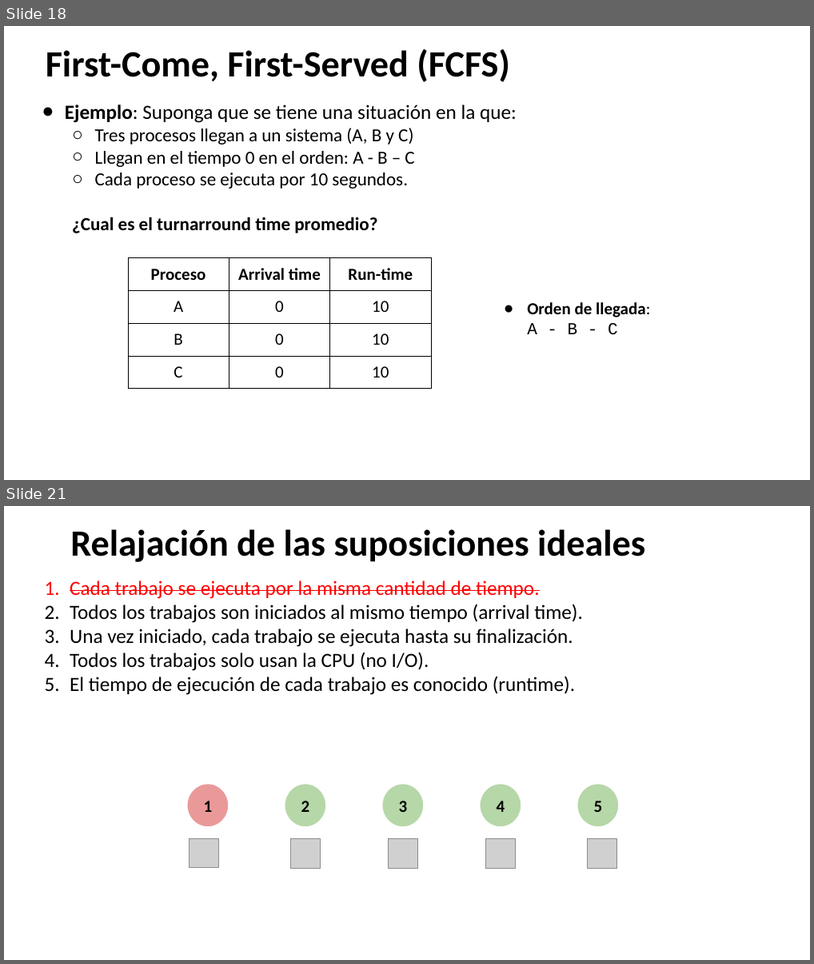
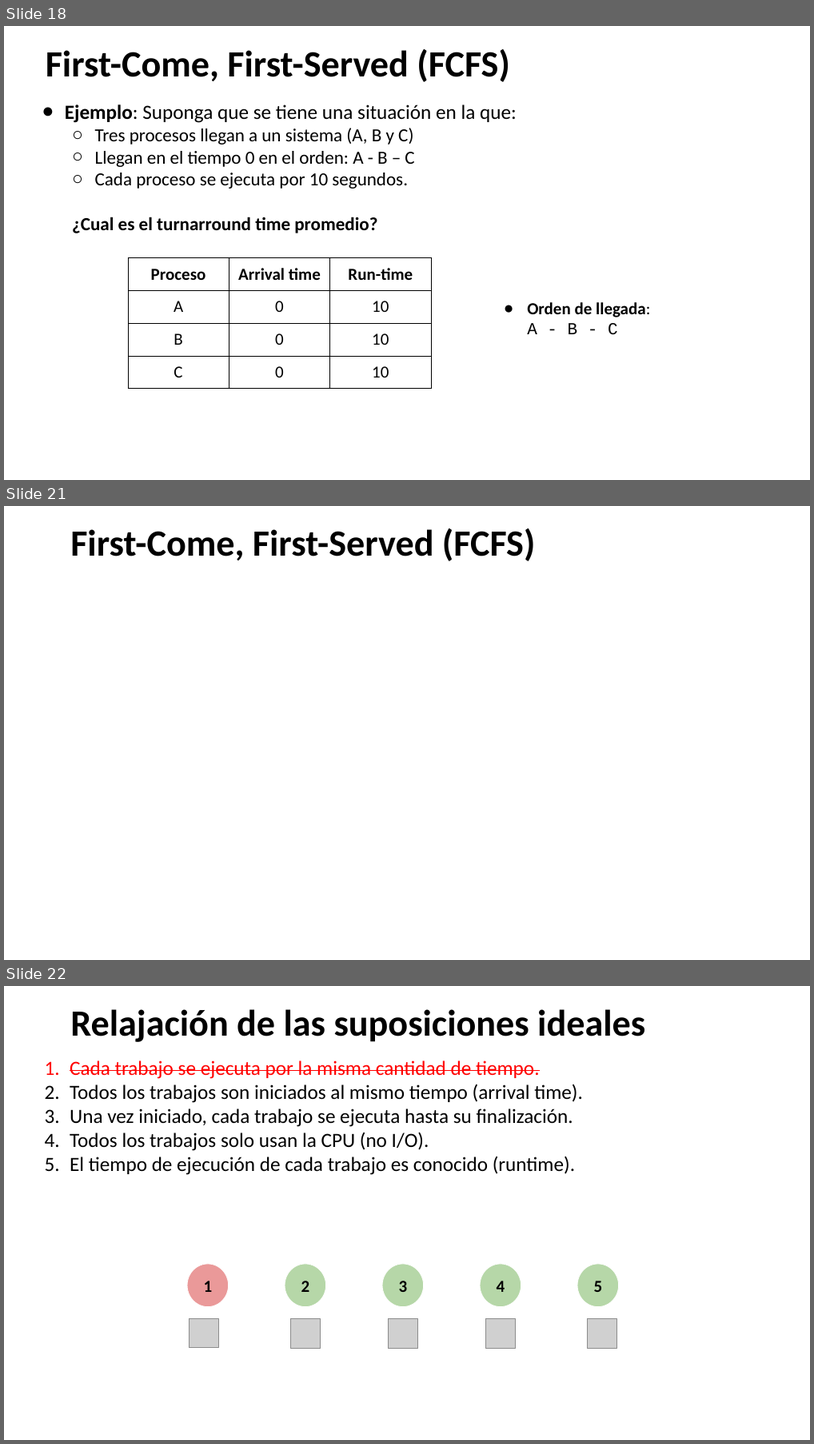
Before and after one commit to udea-so/apuntes_2026-2_SO-virtual, a slide deck: clase_05/SO_apuntes_clase5.pptx. Shown one above the other, each under a label of ours: slides 18 and 21 before the commit, slides 18, 21 and 22 after it; the slides between them are not shown. The pictures are 814x964 and 814x1444 pixels, drawn with LibreOffice and Linux fonts; fonts in the diff are those of the drawing; grey boxes stand for pictures. Boxes give left, top, right and bottom in pixels: in the first picture for what was removed or moved away, otherwise in the second. Text is boxed around its words. In the diff, an @@ line names an element or a change of style, - is before the commit and + after.

```diff
--- a/clase_05/SO_apuntes_clase5.pptx
+++ b/clase_05/SO_apuntes_clase5.pptx
@@ slide 21 added at (4,506,810,960), background #FFFFFF @@
@@ title added at (70,528,535,561), 44 pt, text #000000, bold @@
+First-Come, First-Served (FCFS)
@@ what was slide 21 is now slide 22 @@
```
Also in this commit, not shown: 13 slides changed, 1 other slide added, 17 other files.
